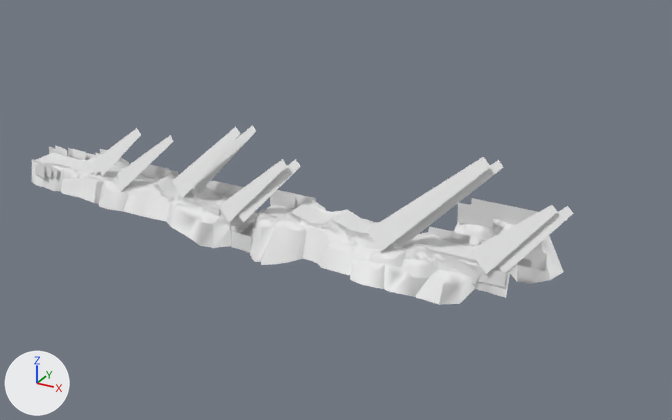
Two versions of the FBX model Assets/Arts/Map/Models/Theme_01/Forest_03.fbx, one commit apart.
Camera for both pictures: a 50 mm lens placed at (382.0, -348.0, 183.0), pointed at (181.0, 18.0, 1.0). The axes (+X, +Y, +Z) are drawn at lower left. The lights are the same throughout. Where no turn or scale is listed for an object, it has been applied to the vertices. Vertices at the same position are counted once.

The first picture shows 'Ground_01', 'Light_01', 'Mountain_01', 'Tree_01'.
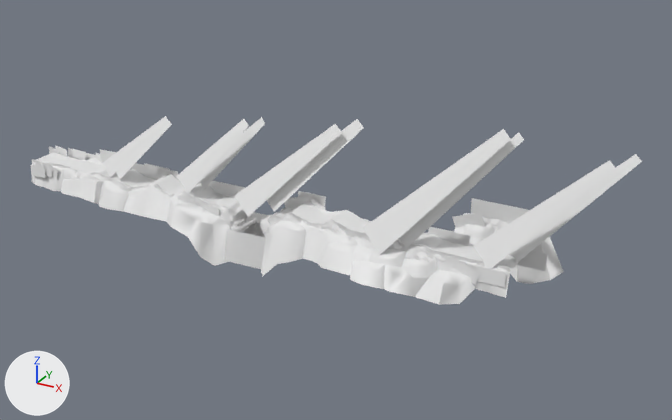
Pixel boxes (x1, y1, x2, y2) of what changed, in the pictures (672 x 420 px; the box of a moved part takes in the faces that stretch with it):
'Light_01', reshaped (12% wider): before (90, 125, 573, 274); after (103, 116, 642, 269)
'Tree_01', reshaped: before (32, 145, 547, 287); after (31, 145, 547, 287)
part 1 of me_mesh_001, moved or reshaped: before (270, 192, 295, 209); after (298, 191, 326, 208)
part 2 of me_mesh_001, rebuilt: before (458, 203, 493, 228); after (453, 213, 485, 227)
part 3 of me_mesh_001, deleted: before (65, 167, 264, 253)
part 4 of me_mesh_001, moved or reshaped: before (35, 161, 316, 223); after (31, 162, 309, 269)
part 5 of me_mesh_005, moved or reshaped: before (367, 157, 491, 251); after (363, 129, 511, 254)
part 6 of me_mesh_005, moved or reshaped: before (397, 160, 503, 247); after (399, 133, 524, 248)
part 7 of me_mesh_005, moved or reshaped: before (117, 135, 172, 180); after (235, 124, 342, 216)
part 8 of me_mesh_005, moved or reshaped: before (194, 125, 256, 194); after (266, 119, 364, 212)
part 9 of me_mesh_005, moved or reshaped: before (172, 127, 240, 198); after (200, 117, 265, 189)
part 10 of me_mesh_005, moved or reshaped: before (219, 159, 287, 222); after (177, 119, 249, 193)
part 11 of me_mesh_005, moved or reshaped: before (90, 128, 139, 175); after (103, 116, 168, 177)
part 12 of me_mesh_005, moved or reshaped: before (99, 132, 141, 176); after (114, 121, 172, 179)
part 13 of me_mesh_005, rebuilt: before (497, 206, 573, 273); after (473, 160, 615, 269)
part 14 of me_mesh_005, deleted: before (238, 159, 301, 222)
part 15 of me_mesh_005, deleted: before (116, 137, 173, 191)
part 16 of me_mesh_005, moved or reshaped: before (470, 205, 557, 274); after (511, 154, 642, 262)
part 17 of me_mesh_006, moved or reshaped: before (152, 186, 276, 264); after (152, 185, 287, 274)

Patch to the scene script:
```diff
--- a/Assets/Arts/Map/Models/Theme_01/Forest_03.fbx.py
+++ b/Assets/Arts/Map/Models/Theme_01/Forest_03.fbx.py
@@ me_mesh_001 @@
-me_mesh_001.from_pydata(...)  # 876 vertices, 219 faces; spans x -146.0..146.0, y -23.0..23.0, z -16.0..16.0
+me_mesh_001.from_pydata(...)  # 856 vertices, 214 faces; spans x -146.0..146.0, y -23.0..23.0, z -24.0..15.0
+# me_mesh_001 part 1: the loose piece of 4 vertices spanning x 5.0..20.0, y -2.0..-1.0, z 1.0..8.0 is moved by (15.0, 2.0, 1.0)
+# me_mesh_001 part 2: the loose piece of 4 vertices spanning x 99.0..117.0, y 14.0, z 6.0..16.0 is rebuilt with 4 vertices and now spans x 96.0..113.0, y 14.0, z 1.0..13.0
+# me_mesh_001 part 3: 7 loose pieces with 28 vertices, spanning x -117.0..9.0, y -23.0..-1.0, z -16.0..5.0, are deleted
+# me_mesh_001 part 4: 21 vertices moved from x -133.0..15.0, y -19.0..-1.0, z -5.0..6.0 to x -133.0..15.0, y -20.0..-1.0, z -1.0..6.0; 29 vertices removed from x -140.0..31.0, y -22.0..0.0, z -5.0..9.0; 37 vertices added at x -140.0..29.0, y -23.0..-1.0, z -24.0..9.0
 me_mesh_001.materials.append(mat_tree_mat_01)
@@ me_mesh_005 @@
-me_mesh_005.from_pydata(...)  # 120 vertices, 48 faces; spans x -128.0..128.0, y -13.0..13.0, z -25.0..25.0
+me_mesh_005.from_pydata(...)  # 100 vertices, 40 faces; spans x -122.0..151.0, y -14.0..19.0, z -22.0..39.0
+# me_mesh_005 part 5: the loose piece of 10 vertices spanning x 41.0..91.0, y -13.0..9.0, z -20.0..25.0 is scaled about its middle by (1.2, 1.04, 1.35), then moved by (3.0, 0.0, 7.0)
+# me_mesh_005 part 6: the loose piece of 10 vertices spanning x 50.0..95.0, y -6.0..13.0, z -19.0..23.0 is scaled about its middle by (1.17, 0.956, 1.36), then moved by (4.0, 0.0, 7.0)
+# me_mesh_005 part 7: the loose piece of 10 vertices spanning x -111.0..-82.0, y -6.0..10.0, z -20.0..6.0 is scaled about its middle by (1.79, 1.2, 1.84), then moved by (87.0, 1.0, 10.0)
+# me_mesh_005 part 8: the loose piece of 10 vertices spanning x -68.0..-32.0, y -1.0..12.0, z -18.0..18.0 is scaled about its middle by (1.36, 1.47, 1.31), then moved by (49.0, 3.0, 4.0)
+# me_mesh_005 part 9: the loose piece of 10 vertices spanning x -72.0..-36.0, y -9.0..5.0, z -19.0..19.0 is scaled about its middle by (1.06, 1.02, 1.03), then moved by (6.0, 11.0, 2.0)
+# me_mesh_005 part 10: the loose piece of 10 vertices spanning x -42.0..-7.0, y -10.0..2.0, z -25.0..9.0 is scaled about its middle by (1.09, 1.22, 1.2), then moved by (-27.0, 6.0, 11.0)
+# me_mesh_005 part 11: the loose piece of 10 vertices spanning x -128.0..-101.0, y -7.0..7.0, z -18.0..8.0 is scaled about its middle by 1.32, then moved by (10.0, 5.0, 3.0)
+# me_mesh_005 part 12: the loose piece of 10 vertices spanning x -122.0..-98.0, y -7.0..5.0, z -18.0..7.0 is scaled about its middle by 1.32, then moved by (12.0, 4.0, 3.0)
+# me_mesh_005 part 13: the loose piece of 10 vertices spanning x 97.0..128.0, y -7.0..7.0, z -20.0..11.0 is rebuilt with 10 vertices and now spans x 89.0..143.0, y -7.0..7.0, z -20.0..33.0
+# me_mesh_005 part 14: the loose piece of 10 vertices spanning x -34.0..-2.0, y -9.0..6.0, z -24.0..8.0 is deleted
+# me_mesh_005 part 15: the loose piece of 10 vertices spanning x -108.0..-80.0, y -9.0..7.0, z -23.0..6.0 is deleted
+# me_mesh_005 part 16: 10 vertices removed from x 88.0..122.0, y -9.0..5.0, z -21.0..11.0; 10 vertices added at x 99.0..151.0, y 4.0..18.0, z -19.0..34.0
 me_mesh_005.materials.append(mat_light_mat_01)
@@ me_mesh_006 @@
-me_mesh_006.from_pydata(...)  # 782 vertices, 902 faces; spans x -144.0..144.0, y -32.0..34.0, z -18.0..18.0
+me_mesh_006.from_pydata(...)  # 763 vertices, 874 faces; spans x -144.0..144.0, y -32.0..34.0, z -17.0..18.0
+# me_mesh_006 part 17: 30 vertices moved from x -54.0..17.0, y -27.0..12.0, z -18.0..11.0 to x -54.0..19.0, y -27.0..12.0, z -17.0..12.0; 79 vertices removed from x -45.0..14.0, y -24.0..2.0, z -9.0..11.0; 60 vertices added at x -45.0..18.0, y -21.0..2.0, z -17.0..11.0
 me_mesh_006.materials.append(mat_mountain_mat_01)
```
